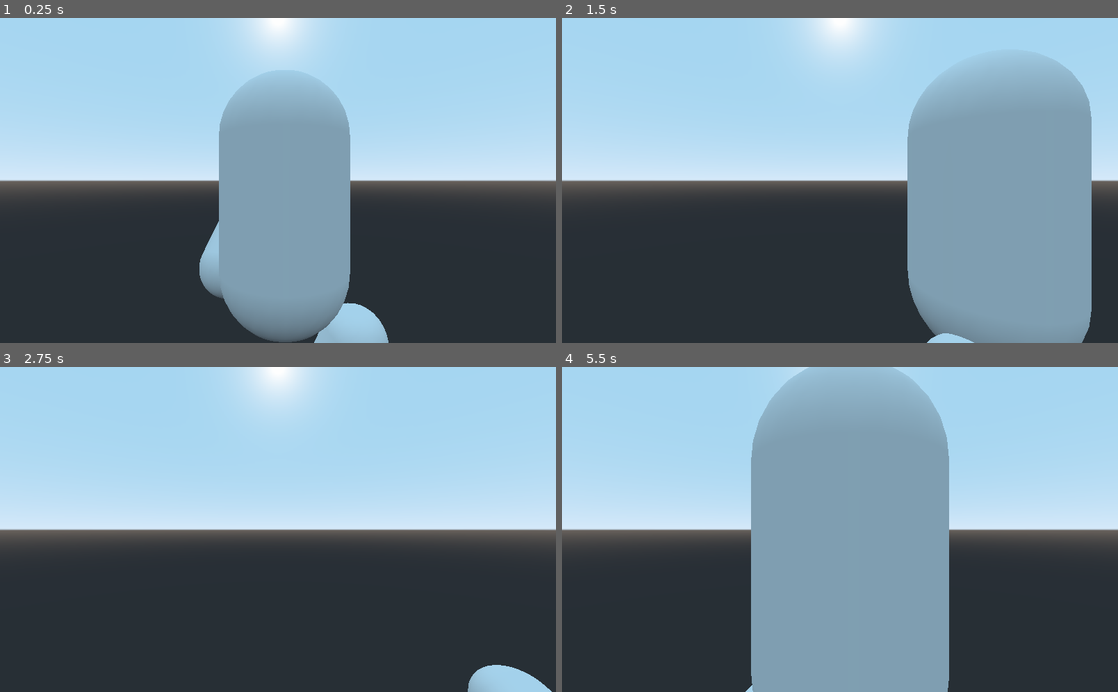
Above: before the commit, frames 1-4 (two rows, left to right).
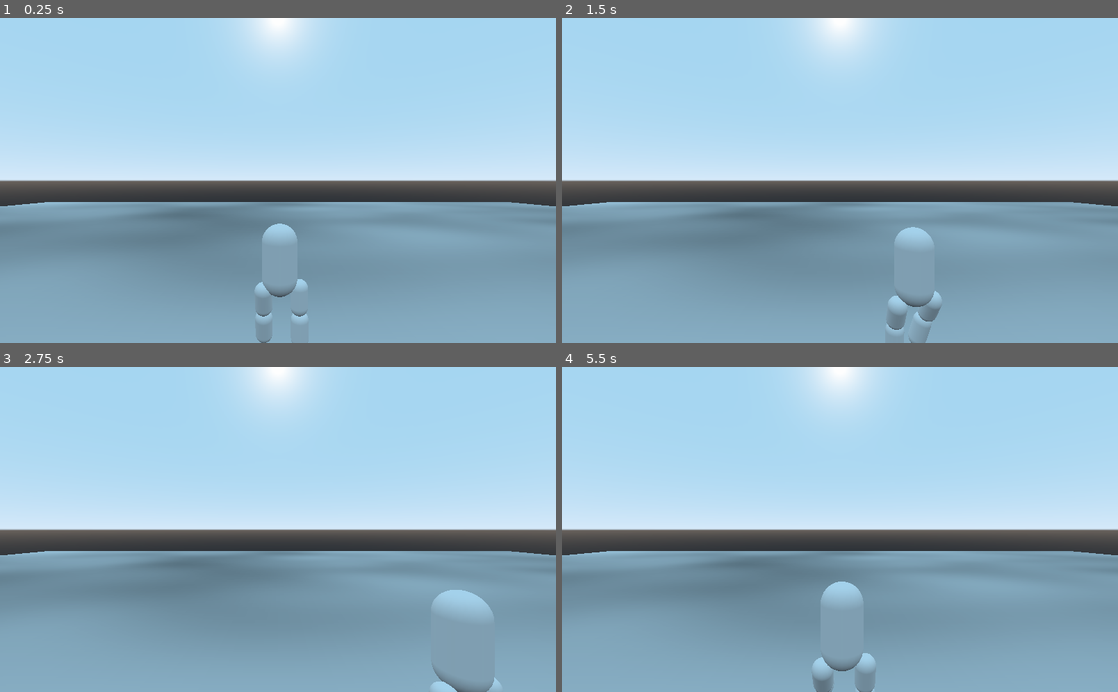
Above: after the commit, the same moments.

Repository: Terkwood/tinker-godot-joint
Game: Godot game, scene res://Main.tscn
The game is run twice, just before and just after one commit, with the same random seed, the same clock (stepped at 60 frames per second) and the same inputs.
Inputs:
- Up to frame 1 (0.25 s): no input
- Up to frame 2 (1.5 s): hold Right (ui_right) 0.53-1.28 s; hold Down (ui_down) from 1.28 s (still down)
- Up to frame 3 (2.75 s): release Down (ui_down) at 2.03 s; hold Right (ui_right) from 2.03 s (still down)
- Up to frame 4 (5.5 s): release Right (ui_right) at 2.78 s; hold Up (ui_up) 2.78-3.53 s; hold Left (ui_left) 3.53-5.03 s; hold Down (ui_down) from 5.03 s (still down)

The runs differ from the first frame. In frame 1, 44% of the frame differs, in the area x 0-100%, y 19-100%; in frame 2, 44%; in frame 3, 43%; in frame 4, 49%, in the area x 0-100%, y 0-100%.

Commit message:
feat: use a hinge joint
Squashed commit of the following:

commit d580a6e82d5dd7c8202e97d3f2c7f5da16530238
Author: terkwood <38859656+Terkwood@users.noreply.github.com>
Date:   Mon Feb 15 15:27:59 2021 -0500

    use a hinge joint

commit d436e8cd252cd6089f1a8a5b02e791a505ebe828
Author: terkwood <38859656+Terkwood@users.noreply.github.com>
Date:   Mon Feb 15 15:24:02 2021 -0500

    make a leg

Diff:
--- a/Main.gd
+++ b/Main.gd
@@ -21,6 +21,6 @@
 	if Input.is_action_just_released("ui_down") and !Input.is_action_just_released("ui_up"):
 		movement = Vector2(movement.x, 0)
 
-const _COEFF = 25.0
+const _COEFF = 50.0
 func _physics_process(_delta):
-	$KinUpperBody.move_and_slide(Vector3(movement.x * _COEFF, 0, movement.y * _COEFF))
+	$Player/KinUpperBody.move_and_slide(Vector3(movement.x * _COEFF, 0, movement.y * _COEFF))
--- a/Main.tscn
+++ b/Main.tscn
@@ -7,6 +7,10 @@
 
 [sub_resource type="CapsuleMesh" id=2]
 mid_height = 2.0
+
+[sub_resource type="PhysicsMaterial" id=9]
+friction = 50.0
+rough = true
 
 [sub_resource type="CapsuleShape" id=3]
 radius = 0.5
@@ -26,55 +30,142 @@
 background_mode = 2
 background_sky = SubResource( 7 )
 
+[sub_resource type="PhysicsMaterial" id=10]
+friction = 20.0
+rough = true
+
+[sub_resource type="BoxShape" id=11]
+extents = Vector3( 100, 1, 100 )
+
+[sub_resource type="OpenSimplexNoise" id=12]
+
+[sub_resource type="NoiseTexture" id=13]
+noise = SubResource( 12 )
+
+[sub_resource type="SpatialMaterial" id=14]
+albedo_texture = SubResource( 13 )
+
+[sub_resource type="CubeMesh" id=15]
+material = SubResource( 14 )
+size = Vector3( 200, 2, 200 )
+
 [node name="Main" type="Spatial"]
 script = ExtResource( 1 )
 
-[node name="KinUpperBody" type="KinematicBody" parent="."]
-transform = Transform( 1, 0, 0, 0, 1, 0, 0, 0, 1, 0, 2.24505, 0 )
+[node name="Player" type="Spatial" parent="."]
+transform = Transform( 1, 0, 0, 0, 1, 0, 0, 0, 1, 0, 0.0996399, 0 )
 
-[node name="CollisionShape" type="CollisionShape" parent="KinUpperBody"]
+[node name="KinUpperBody" type="KinematicBody" parent="Player"]
+transform = Transform( 1, 0, 0, 0, 1, 0, 0, 0, 1, 0, 5.37544, 0 )
+
+[node name="CollisionShape" type="CollisionShape" parent="Player/KinUpperBody"]
 transform = Transform( 1, 0, 0, 0, -1.62921e-07, -1, 0, 1, -1.62921e-07, 0, 0, 0 )
 shape = SubResource( 1 )
 
-[node name="MeshInstance" type="MeshInstance" parent="KinUpperBody"]
+[node name="MeshInstance" type="MeshInstance" parent="Player/KinUpperBody"]
 transform = Transform( 1, 0, 0, 0, -1.62921e-07, -1, 0, 1, -1.62921e-07, 0, 0, 0 )
 mesh = SubResource( 2 )
 material/0 = null
 
-[node name="LeftConeTwistJoint" type="ConeTwistJoint" parent="."]
-transform = Transform( 1, 0, 0, 0, 1, 0, 0, 0, 1, 0, 0.523916, 0 )
-nodes/node_a = NodePath("../KinUpperBody")
-nodes/node_b = NodePath("../LeftLeg")
+[node name="LeftUpperLeg" type="RigidBody" parent="Player"]
+transform = Transform( 1, 0, 0, 0, -1.62921e-07, -1, 0, 1, -1.62921e-07, -0.90029, 3.13039, 0.3817 )
+mass = 12.44
+physics_material_override = SubResource( 9 )
 
-[node name="LeftLeg" type="RigidBody" parent="."]
-transform = Transform( 1, 0, 0, 0, -1.62921e-07, -1, 0, 1, -1.62921e-07, -0.90029, 0, 0.3817 )
-
-[node name="CollisionShape" type="CollisionShape" parent="LeftLeg"]
+[node name="CollisionShape" type="CollisionShape" parent="Player/LeftUpperLeg"]
 shape = SubResource( 3 )
 
-[node name="MeshInstance" type="MeshInstance" parent="LeftLeg"]
+[node name="MeshInstance" type="MeshInstance" parent="Player/LeftUpperLeg"]
 transform = Transform( 1, 0, 0, 0, 1, 0, 0, 0, 1, 0, 2.98023e-08, 0.267518 )
 mesh = SubResource( 4 )
 material/0 = null
 
-[node name="RightConeTwistJoint" type="ConeTwistJoint" parent="."]
-transform = Transform( 1, 0, 0, 0, 1, 0, 0, 0, 1, 0, 0.329582, 0 )
-nodes/node_a = NodePath("../KinUpperBody")
-nodes/node_b = NodePath("../RightLeg")
+[node name="LeftHingeJoint" type="HingeJoint" parent="Player/LeftUpperLeg"]
+transform = Transform( 2.65431e-14, 1.62921e-07, -1, 1, -1.62921e-07, 0, -1.62921e-07, -1, -1.62921e-07, 0.171699, -0.134717, -0.682546 )
+nodes/node_a = NodePath("../../KinUpperBody")
+nodes/node_b = NodePath("..")
+params/bias = 0.99
+angular_limit/enable = true
+angular_limit/upper = 30.0
+angular_limit/lower = -30.0
+angular_limit/relaxation = 0.31
 
-[node name="RightLeg" type="RigidBody" parent="."]
-transform = Transform( 1, 0, 0, 0, -1.62921e-07, -1, 0, 1, -1.62921e-07, 1.10273, 0, 0 )
+[node name="LeftLowerLeg" type="RigidBody" parent="Player"]
+transform = Transform( 1, 0, 0, 0, -1.62921e-07, -1, 0, 1, -1.62921e-07, -0.90029, 1.3122, 0.3817 )
+mass = 11.47
 
-[node name="CollisionShape" type="CollisionShape" parent="RightLeg"]
+[node name="CollisionShape" type="CollisionShape" parent="Player/LeftLowerLeg"]
+shape = SubResource( 3 )
+
+[node name="MeshInstance" type="MeshInstance" parent="Player/LeftLowerLeg"]
+transform = Transform( 1, 0, 0, 0, 1, 0, 0, 0, 1, 0, 2.98023e-08, 0.267518 )
+mesh = SubResource( 4 )
+material/0 = null
+
+[node name="LeftHingeJoint" type="HingeJoint" parent="Player/LeftLowerLeg"]
+transform = Transform( 2.65431e-14, 1.62921e-07, -1, 1, -1.62921e-07, 0, -1.62921e-07, -1, -1.62921e-07, 0.171699, -0.134717, -0.682546 )
+nodes/node_a = NodePath("../../LeftUpperLeg")
+nodes/node_b = NodePath("..")
+params/bias = 0.99
+angular_limit/enable = true
+angular_limit/upper = 30.0
+angular_limit/lower = -30.0
+angular_limit/relaxation = 0.31
+
+[node name="RightUpperLeg" type="RigidBody" parent="Player"]
+transform = Transform( 1, 0, 0, 0, -1.62921e-07, -1, 0, 1, -1.62921e-07, 1.10273, 2.93819, 0 )
+
+[node name="CollisionShape" type="CollisionShape" parent="Player/RightUpperLeg"]
 shape = SubResource( 5 )
 
-[node name="MeshInstance" type="MeshInstance" parent="RightLeg"]
+[node name="MeshInstance" type="MeshInstance" parent="Player/RightUpperLeg"]
 mesh = SubResource( 6 )
 material/0 = null
 
+[node name="RightHingeJoint" type="HingeJoint" parent="Player/RightUpperLeg"]
+transform = Transform( 9.66792e-10, 1.62918e-07, -1, 0.999982, -0.00593413, 0, -0.00593413, -0.999982, -1.62921e-07, 0, -1.31307e-07, -0.805954 )
+nodes/node_a = NodePath("../../KinUpperBody")
+nodes/node_b = NodePath("..")
+params/bias = 0.92
+angular_limit/enable = true
+angular_limit/upper = 30.0
+angular_limit/lower = -30.0
+angular_limit/relaxation = 0.31
+
+[node name="RightLowerLeg" type="RigidBody" parent="Player"]
+transform = Transform( 1, 0, 0, 0, -1.62921e-07, -1, 0, 1, -1.62921e-07, 1.10273, 1.07239, 0 )
+
+[node name="CollisionShape" type="CollisionShape" parent="Player/RightLowerLeg"]
+shape = SubResource( 5 )
+
+[node name="MeshInstance" type="MeshInstance" parent="Player/RightLowerLeg"]
+mesh = SubResource( 6 )
+material/0 = null
+
+[node name="RightHingeJoint" type="HingeJoint" parent="Player/RightLowerLeg"]
+transform = Transform( 9.66792e-10, 1.62918e-07, -1, 0.999982, -0.00593413, 0, -0.00593413, -0.999982, -1.62921e-07, 0, -1.31307e-07, -0.805954 )
+nodes/node_a = NodePath("../../RightUpperLeg")
+nodes/node_b = NodePath("..")
+params/bias = 0.92
+angular_limit/enable = true
+angular_limit/upper = 30.0
+angular_limit/lower = -30.0
+angular_limit/relaxation = 0.31
+
 [node name="Camera" type="Camera" parent="."]
-transform = Transform( 1, 0, 0, 0, 1, 0, 0, 0, 1, -0.0937586, 2.59489, 3.67787 )
+transform = Transform( 1, 0, 0, 0, 1, 0, 0, 0, 1, -0.0937586, 9.9295, 13.0921 )
 current = true
 
 [node name="WorldEnvironment" type="WorldEnvironment" parent="."]
 environment = SubResource( 8 )
+
+[node name="Floor" type="StaticBody" parent="."]
+transform = Transform( 1, 0, 0, 0, 1, 0, 0, 0, 1, 0, -0.447485, 0 )
+physics_material_override = SubResource( 10 )
+
+[node name="CollisionShape" type="CollisionShape" parent="Floor"]
+shape = SubResource( 11 )
+
+[node name="MeshInstance" type="MeshInstance" parent="Floor"]
+mesh = SubResource( 15 )
+material/0 = null
Not shown: 1 places in Main.tscn that only renumber resources
